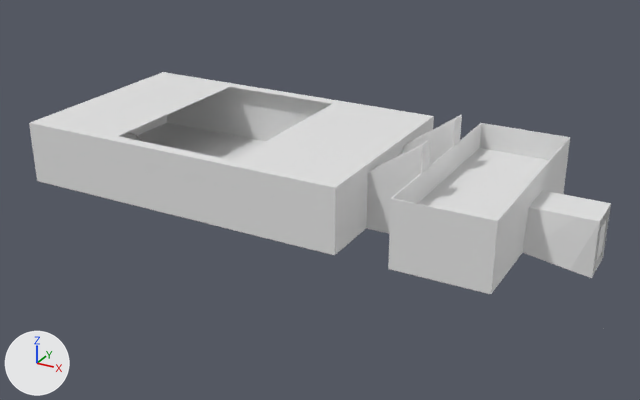
A saved change to the Blender file blender/Room5555.blend.
One viewpoint serves both versions: a camera (50 mm lens) standing at (9.6, -65.0, 38.3) and looking at (-31.8, 10.2, 0.6). Lighting does not change. The marker at lower left points along +X, +Y and +Z. The picture after the commit comes second.

Script lines for the objects in view, before the commit:
```python
me_mesh_003 = bpy.data.meshes.new('Mesh.003')
me_mesh_003.from_pydata([(-16.2, 11.6, 3.9), (-16.2, -11.8, 3.9), (-25.8, -11.8, 3.9), (-25.8, 11.6, 3.9)], [], [(0, 1, 2, 3)])
me_mesh_003.materials.append(mat_material_003)  # white #e7e7e7
me_mesh_017 = bpy.data.meshes.new('Mesh.017')
me_mesh_017.from_pydata(...)  # 188 vertices, 113 faces; spans x -69.3..-9.6, y -11.8..11.6, z -1.2..9.8
# faces by material slot: [110, 2, 1]
me_mesh_017.materials.append(mat_material_003)  # white #e7e7e7
me_mesh_017.materials.append(mat_floor)  # white #e7e7e7
me_mesh_017.materials.append(mat_portalface)  # white #e7e7e7
# before: 13 (-58.0, 10.3, 6.8), 14 (-58.0, -10.6, 6.8), 28 (-43.5, 10.3, 6.8), 31 (-43.5, -10.6, 6.8)
ob_ceiling = bpy.data.objects.new('Ceiling', me_mesh_003)
ob_ceiling.location = (6.32, 12.74, 0.0)
_m = ob_ceiling.modifiers.new('Shell', 'SOLIDIFY')
_m.thickness = 0.25
_m.use_even_offset = True
ob_room = bpy.data.objects.new('Room', me_mesh_017)
ob_room.location = (6.32, 12.74, 0.0)
_m = ob_room.modifiers.new('Shell', 'SOLIDIFY')
_m.thickness = 0.1
_m.use_even_offset = True
```
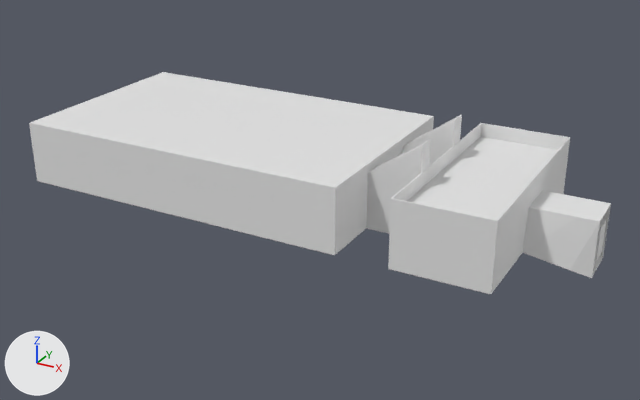
Changed parts and their boxes [x1, y1, x2, y2] in the pictures (640 x 400 px):
'Ceiling', moved: before [418, 148, 549, 220]; after [407, 137, 558, 220]
part 1 of me_mesh_017, added: after [119, 87, 333, 160]

What the commit changed:
me_mesh_017 is used by ob_room; location (6.32, 12.74, 0.0).
Verts and faces of me_mesh_017; kept vertices keep their numbers, new ones are numbered from 188.
me_mesh_017 had 188 vertices, 113 faces and spanned x -69.3..-9.6, y -11.8..11.6, z -1.2..9.8.
me_mesh_017 now has 188 vertices, 114 faces and spans x -69.3..-9.6, y -11.8..11.6, z -1.2..9.8.
Part 1, on me_mesh_017:
New faces: (13, 28, 31, 14) (mat_material_003 (white #e7e7e7)).
Object 'Ceiling' (ob_ceiling) moves from (6.32, 12.74, 0.0) to (6.32, 12.74, 1.3).
